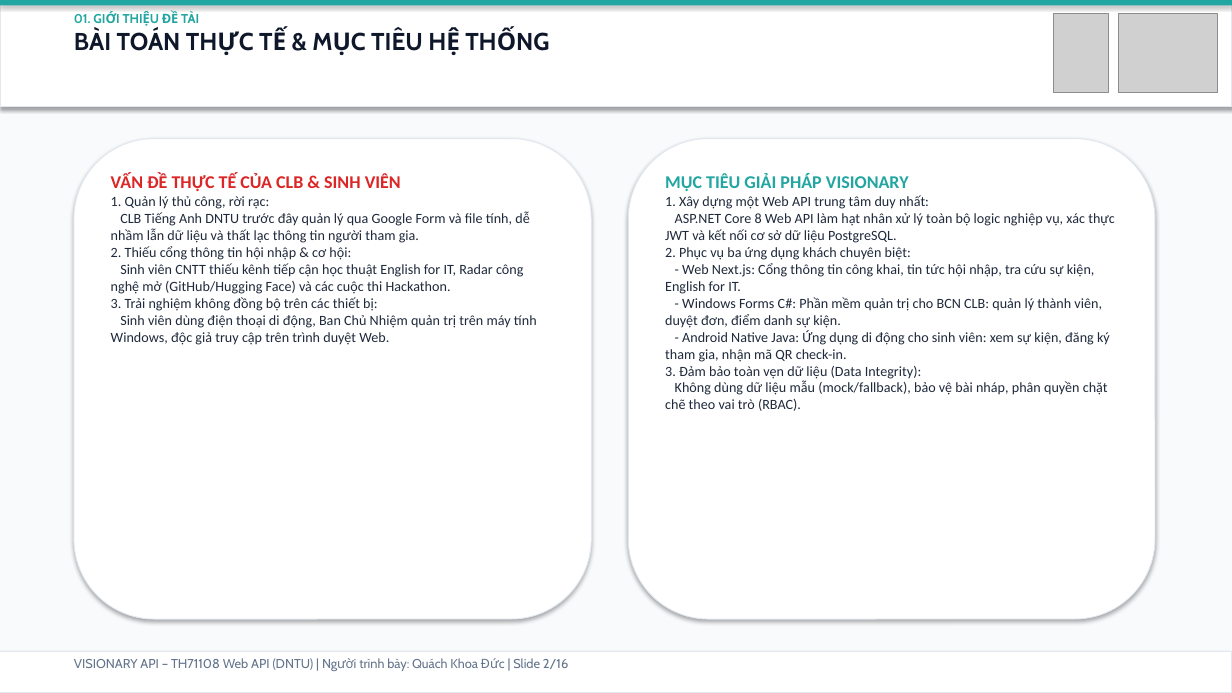
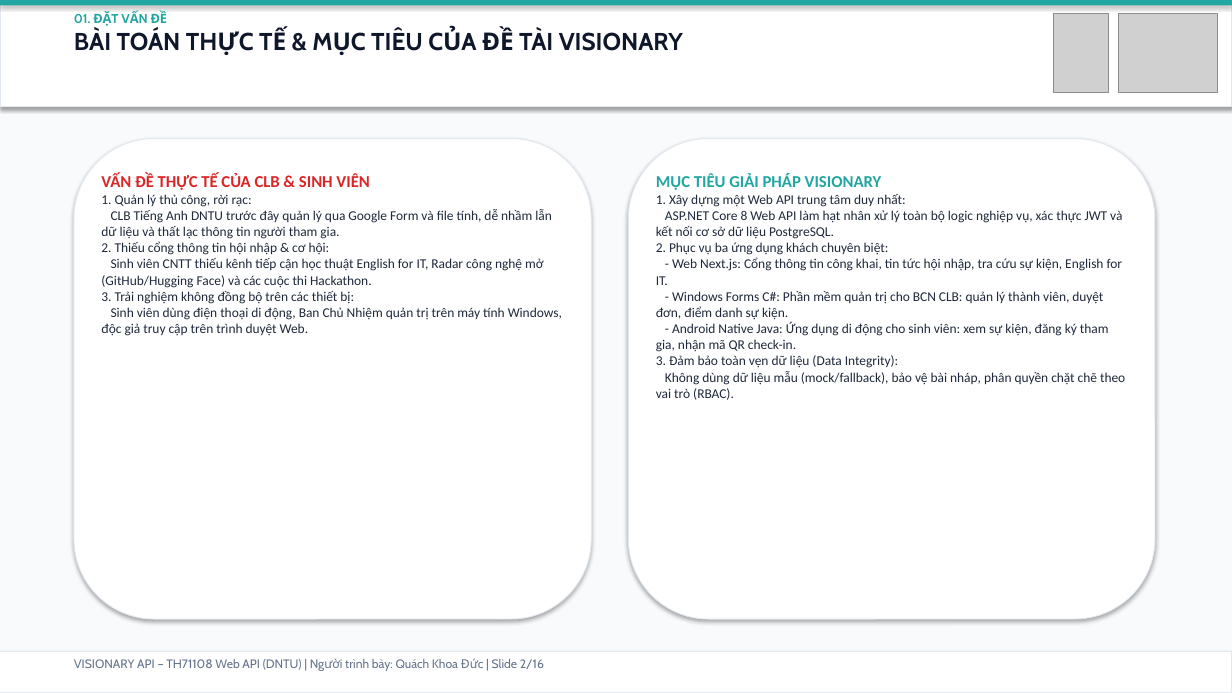
Before and after one commit to lovemvaf/visionary-api, a slide deck: slide 2 of deliverables/VISIONARY_TH71108_FINAL_PRESENTATION.pptx. Drawn at 1232x693 pixels with LibreOffice and Linux fonts; fonts in the diff are those of the drawing; grey boxes stand for pictures. Boxes give left, top, right and bottom in pixels: in the first picture for what was removed or moved away, otherwise in the second. Text is boxed around its words. In the diff, an @@ line names an element or a change of style, - is before the commit and + after.

```diff
--- a/deliverables/VISIONARY_TH71108_FINAL_PRESENTATION.pptx
+++ b/deliverables/VISIONARY_TH71108_FINAL_PRESENTATION.pptx
@@ text at (x1=74, y1=11, x2=683, y2=51): text changed @@
-01. GIỚI THIỆU ĐỀ TÀI
-BÀI TOÁN THỰC TẾ & MỤC TIÊU HỆ THỐNG
+01. ĐẶT VẤN ĐỀ
+BÀI TOÁN THỰC TẾ & MỤC TIÊU CỦA ĐỀ TÀI VISIONARY
@@ text "VẤN ĐỀ THỰC TẾ CỦA ..." moved from (x1=111, y1=174, x2=537, y2=345) to (x1=101, y1=174, x2=562, y2=336) @@
@@ text "VẤN ĐỀ THỰC TẾ CỦA ..." at (x1=101, y1=174, x2=562, y2=336): size 14 to 13 pt in "VẤN ĐỀ THỰC TẾ CỦA CLB & ..."; size 11 to 10.5 pt @@
@@ text "MỤC TIÊU GIẢI PHÁP VISIONARY" moved from (x1=665, y1=174, x2=1115, y2=411) to (x1=656, y1=174, x2=1125, y2=400) @@
@@ text "MỤC TIÊU GIẢI PHÁP VISIONARY" at (x1=656, y1=174, x2=1125, y2=400): size 14 to 13 pt in "MỤC TIÊU GIẢI PHÁP VISIONARY"; size 11 to 10.5 pt @@
@@ text "VISIONARY API – TH71108 Web ..." at (x1=74, y1=659, x2=544, y2=671): size 10 to 9.5 pt @@
```
Also in this commit, not shown: 14 other slides changed, 1 slide added, 1 slide removed, 50 other files.
